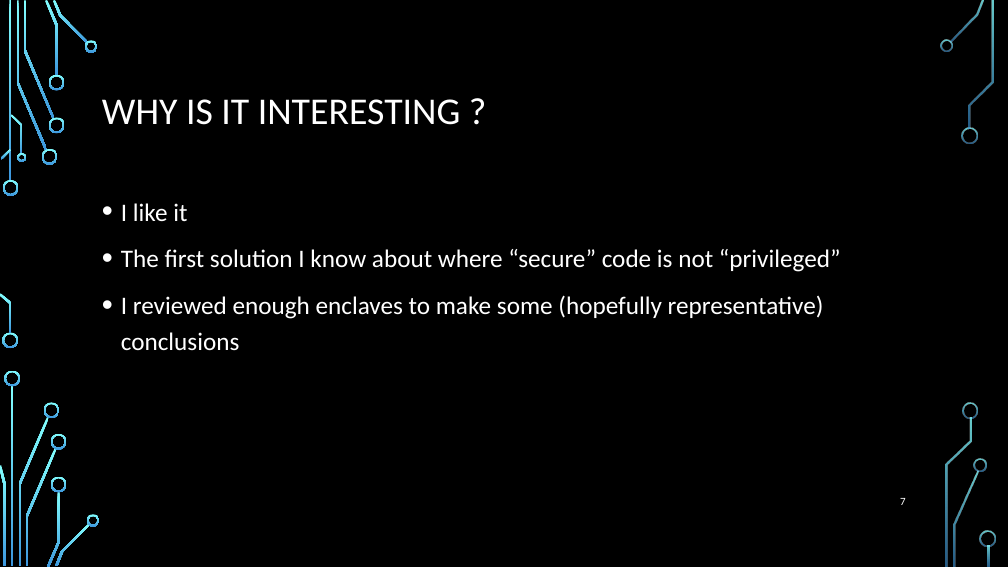
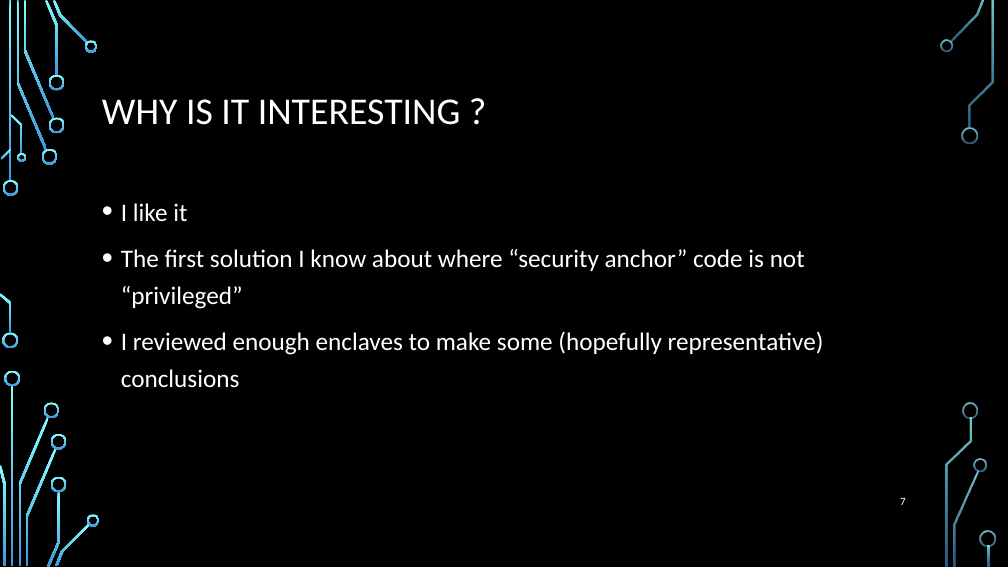
Before and after one commit to wireshrink/RECONMTL-2017, a slide deck: slide 7 of docs/SGX Enclave Programming - Common Mistakes.pptx. Drawn at 1008x567 pixels with LibreOffice and Linux fonts; fonts in the diff are those of the drawing; background and template pictures are left out. Boxes give left, top, right and bottom in pixels: in the first picture for what was removed or moved away, otherwise in the second. Text is boxed around its words. In the diff, an @@ line names an element or a change of style, - is before the commit and + after.

```diff
--- a/docs/SGX Enclave Programming - Common Mistakes.pptx
+++ b/docs/SGX Enclave Programming - Common Mistakes.pptx
@@ text at [121,249,805,309]: text changed @@
-• The first solution I know about where “secure” code is not “privileged”
+• The first solution I know about where “security anchor” code is not “privileged”
```
Also in this commit, not shown: 1 other slide changed, 5 other files.
